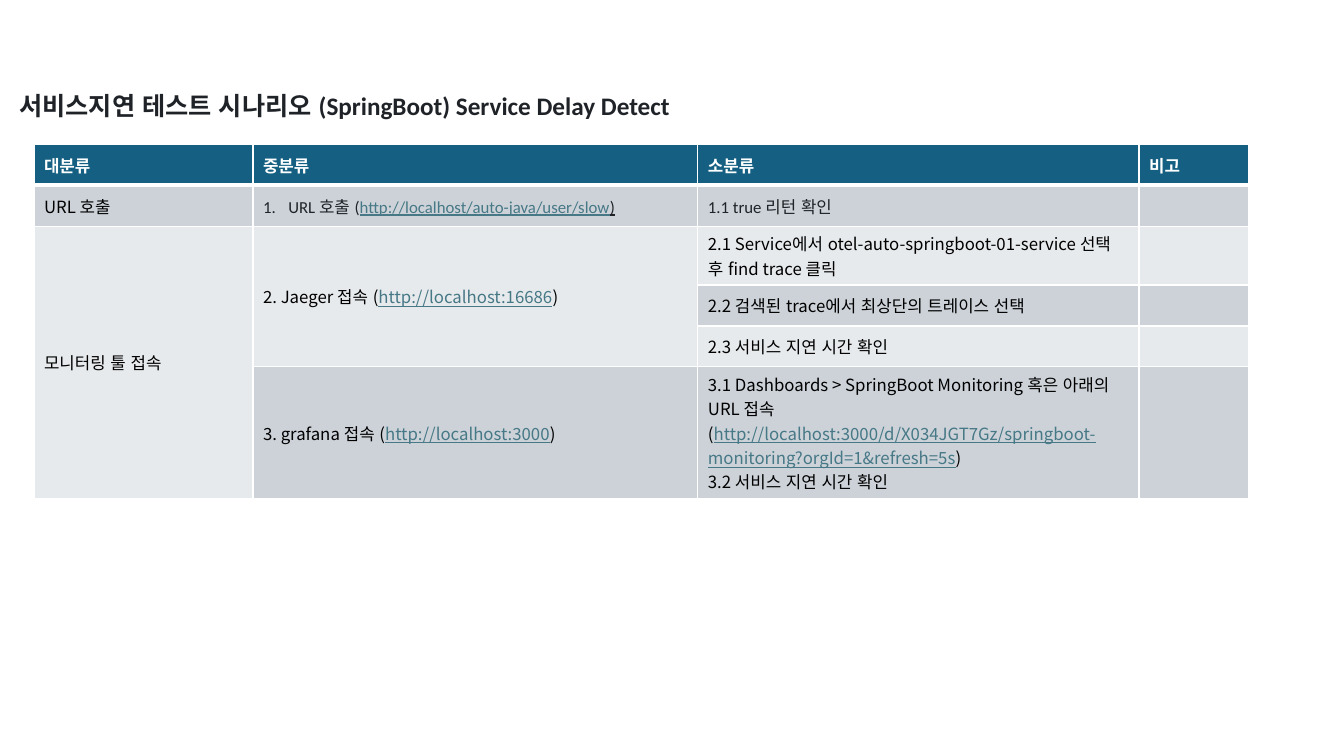
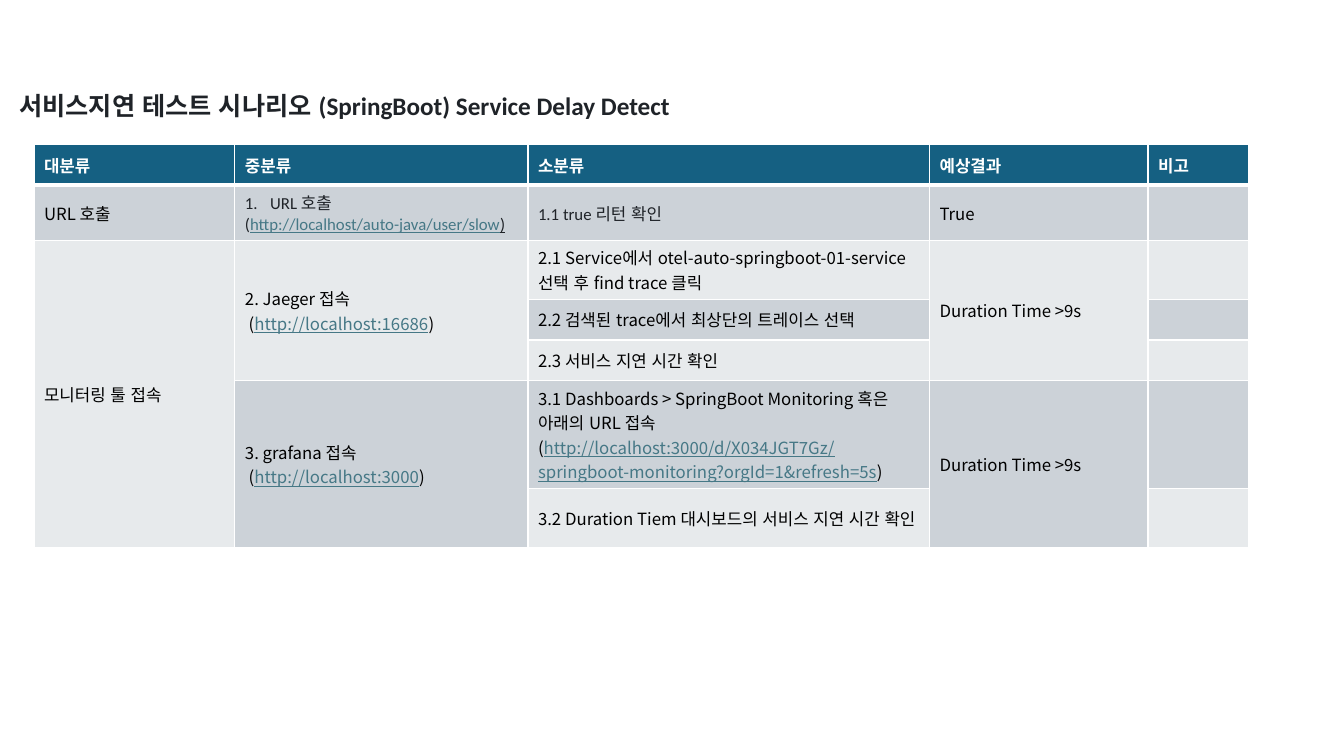
Before and after one commit to kkimsungchul/otel, a slide deck: slide 8 of ppt/테스트 시나리오.pptx. Drawn at 1344x756 pixels with LibreOffice and Linux fonts; fonts in the diff are those of the drawing. Boxes give left, top, right and bottom in pixels: in the first picture for what was removed or moved away, otherwise in the second. Text is boxed around its words. In the diff, an @@ line names an element or a change of style, - is before the commit and + after.

Commit message:
2024.07.02 - 테스트 시나리오 예상결과 추가

```diff
--- a/ppt/테스트 시나리오.pptx
+++ b/ppt/테스트 시나리오.pptx
@@ table at (x1=34, y1=144, x2=1248, y2=531) @@
-대분류 | 중분류 | 소분류 | 비고
-URL 호출 | URL 호출 (http://localhost/auto-java/user/slow) | 1.1 true 리턴 확인 | 
-모니터링 툴 접속 | 2. Jaeger 접속 (http://localhost:16686) | 2.1 Service에서 otel-auto-springboot-01-service 선택 후 find trace 클릭 | 
- |  | 2.2 검색된 trace에서 최상단의 트레이스 선택 | 
- |  | 2.3 서비스 지연 시간 확인 | 
- | 3. grafana 접속 (http://localhost:3000) | 3.1 Dashboards > SpringBoot Monitoring 혹은 아래의 URL 접속 / (http://localhost:3000/d/X034JGT7Gz/springboot-monitoring?orgId=1&refresh=5s) / 3.2 서비스 지연 시간 확인 | 
+대분류 | 중분류 | 소분류 | 예상결과 | 비고
+URL 호출 | URL 호출 / (http://localhost/auto-java/user/slow) | 1.1 true 리턴 확인 | True | 
+모니터링 툴 접속 | 2. Jaeger 접속 / (http://localhost:16686) | 2.1 Service에서 otel-auto-springboot-01-service 선택 후 find trace 클릭 | Duration Time >9s | 
+ |  | 2.2 검색된 trace에서 최상단의 트레이스 선택 |  | 
+ |  | 2.3 서비스 지연 시간 확인 |  | 
+ | 3. grafana 접속 / (http://localhost:3000) | 3.1 Dashboards > SpringBoot Monitoring 혹은 아래의 URL 접속 / (http://localhost:3000/d/X034JGT7Gz/springboot-monitoring?orgId=1&refresh=5s) | Duration Time >9s | 
+ |  | 3.2 Duration Tiem 대시보드의 서비스 지연 시간 확인 |  | 
```
Also in this commit, not shown: 2 other slides changed.
